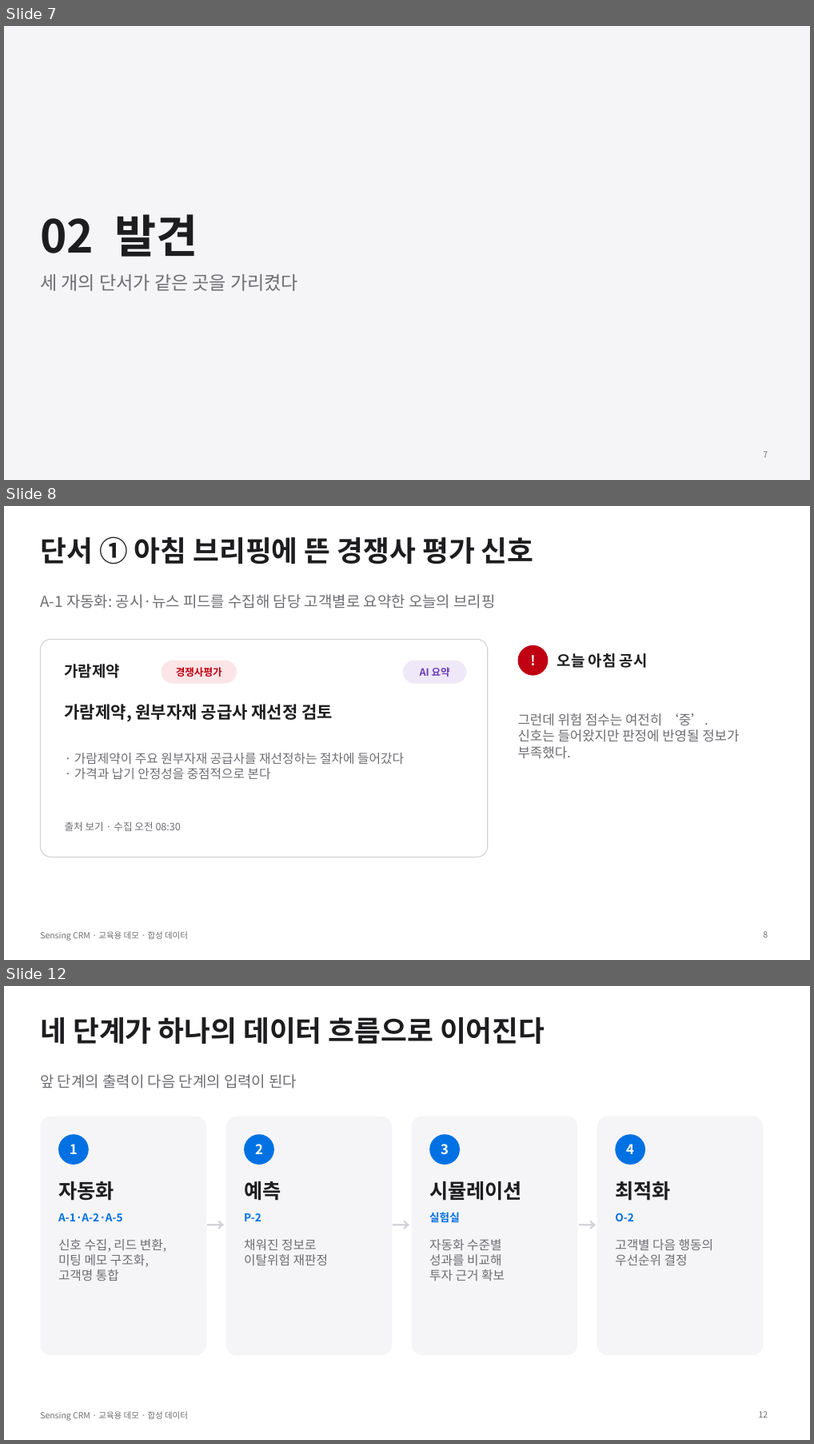
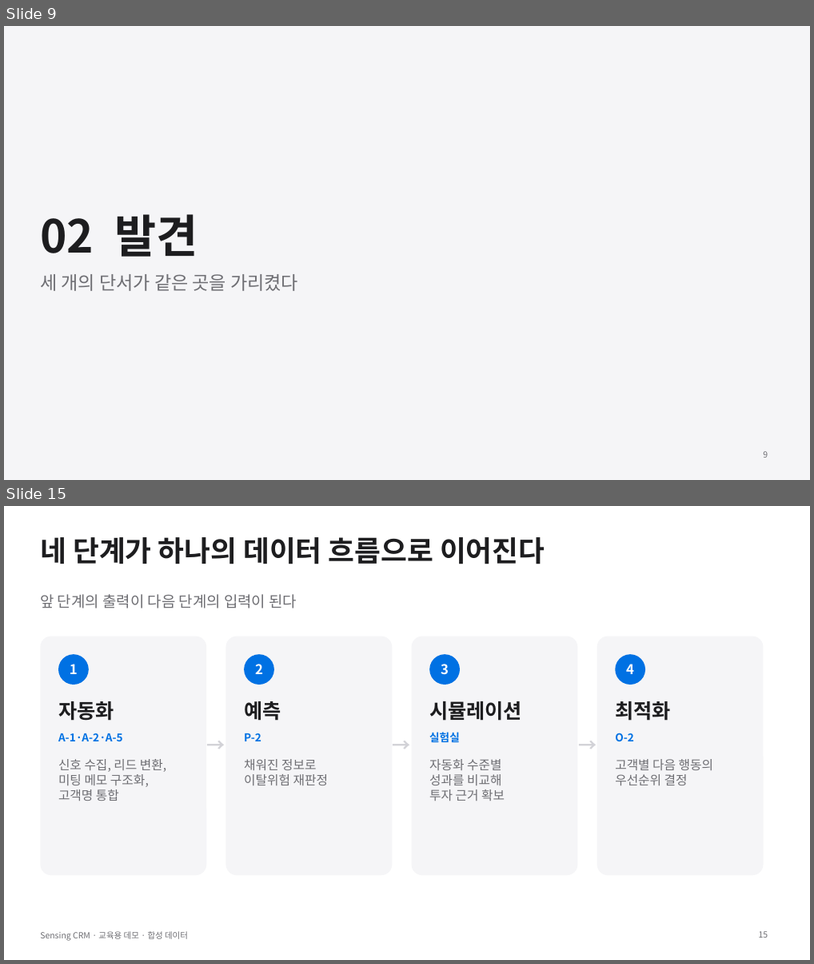
Before and after one commit to donchang07/work2, a slide deck: sensing-crm/docs/lecture/sensing-crm-demo.pptx. Shown one above the other, each under a label of ours: slides 7, 8 and 12 before the commit, slides 9 and 15 after it; the slides between them are not shown. The pictures are 814x1444 and 814x964 pixels, drawn with LibreOffice and Linux fonts; fonts in the diff are those of the drawing. Boxes give left, top, right and bottom in pixels: in the first picture for what was removed or moved away, otherwise in the second. Text is boxed around its words. In the diff, an @@ line names an element or a change of style, - is before the commit and + after.

```diff
--- a/sensing-crm/docs/lecture/sensing-crm-demo.pptx
+++ b/sensing-crm/docs/lecture/sensing-crm-demo.pptx
@@ slide 8 removed at (4, 506, 810, 960), background #FFFFFF; not listed: 1 template element that a slide beside it also shows @@
@@ title removed at (40, 536, 534, 564) @@
-단서 ① 아침 브리핑에 뜬 경쟁사 평가 신호
@@ text removed at (40, 594, 496, 608) @@
-A-1 자동화: 공시·뉴스 피드를 수집해 담당 고객별로 요약한 오늘의 브리핑
@@ rounded rectangle removed at (40, 639, 488, 857) @@
@@ ellipse removed at (518, 645, 549, 676) @@
@@ text removed at (518, 645, 549, 676) @@
-!
@@ text removed at (65, 664, 121, 678) @@
-가람제약
@@ rounded rectangle removed at (162, 660, 237, 684) @@
@@ text removed at (176, 667, 222, 676) @@
-경쟁사평가
@@ rounded rectangle removed at (403, 660, 466, 684) @@
@@ text removed at (420, 667, 450, 676) @@
-AI 요약
@@ text removed at (558, 653, 648, 668) @@
-오늘 아침 공시
@@ text removed at (65, 704, 333, 721) @@
-가람제약, 원부자재 공급사 재선정 검토
@@ text removed at (518, 713, 739, 759) @@
-그런데 위험 점수는 여전히 ‘중’.
-신호는 들어왔지만 판정에 반영될 정보가 부족했다.
@@ text removed at (74, 752, 404, 779) @@
-· 가람제약이 주요 원부자재 공급사를 재선정하는 절차에 들어갔다
-· 가격과 납기 안정성을 중점적으로 본다
@@ text removed at (65, 821, 181, 831) @@
-출처 보기 · 수집 오전 08:30
@@ page number removed at (763, 931, 768, 937) @@
-8
@@ what was slide 7 is now slide 9 @@
@@ page number at (763, 451, 768, 457): text changed @@
-7
+9
@@ what was slide 12 is now slide 15 @@
@@ page number at (759, 931, 769, 937): text changed @@
-12
+15
```
Also in this commit, not shown: 6 slides changed, 16 slides added, 1 other slide removed, 36 other files.
